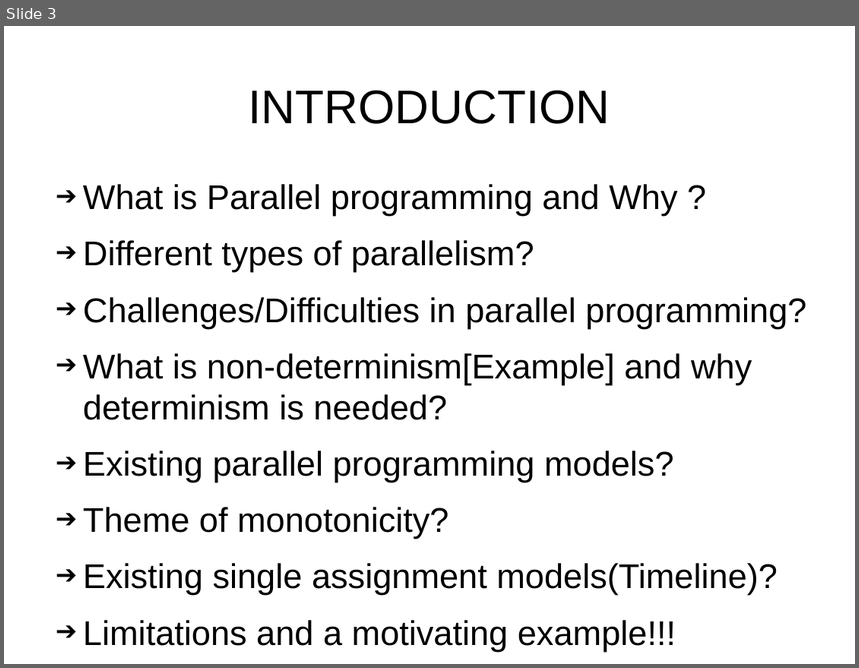
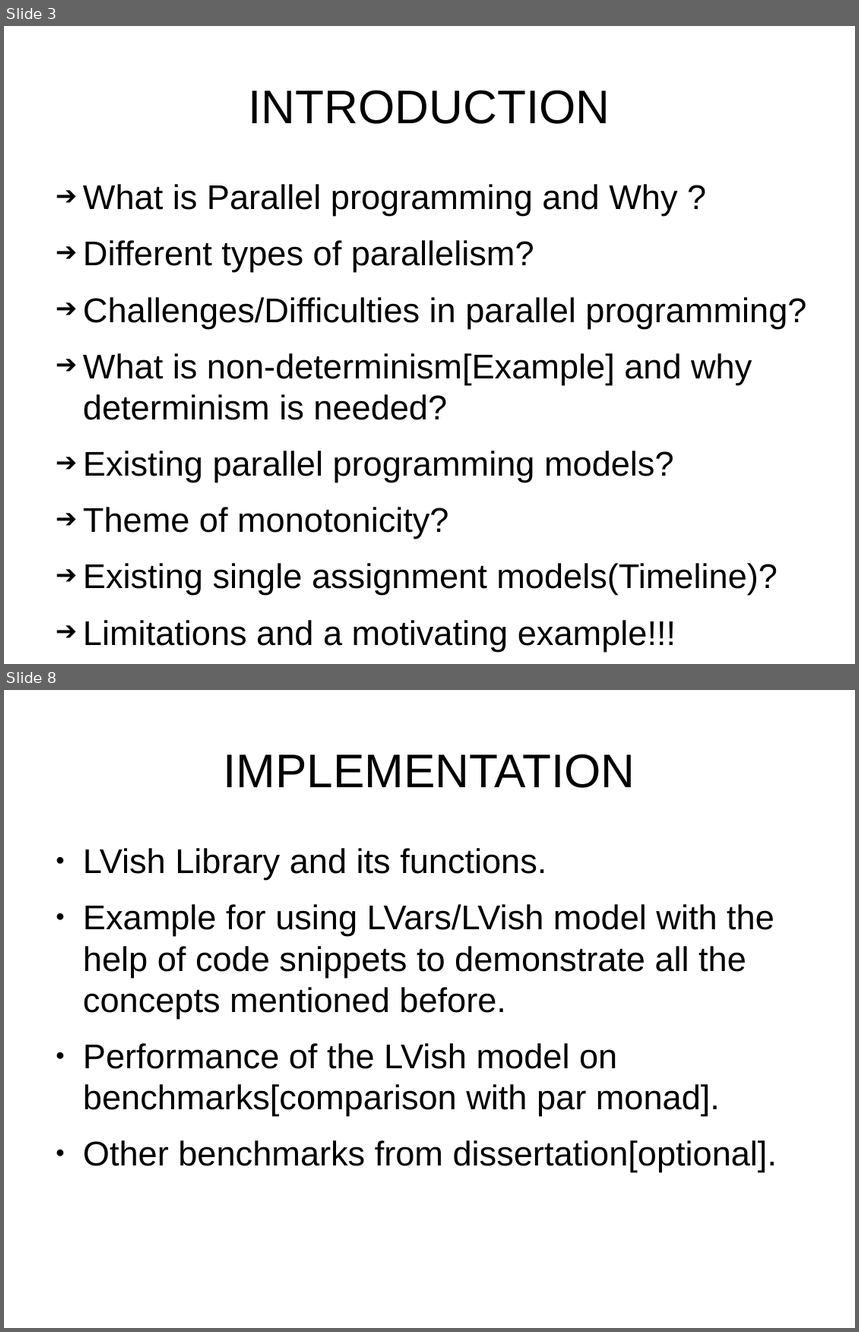
Before and after one commit to sentinel88/Personal, a slide deck: Talk.odp. Shown one above the other, each under a label of ours: slide 3 before the commit, slides 3 and 8 after it; the slides between them are not shown. The pictures are 859x668 and 859x1332 pixels, drawn with LibreOffice and Linux fonts; fonts in the diff are those of the drawing. Boxes give left, top, right and bottom in pixels: in the first picture for what was removed or moved away, otherwise in the second. Text is boxed around its words. In the diff, an @@ line names an element or a change of style, - is before the commit and + after.

```diff
--- a/Talk.odp
+++ b/Talk.odp
@@ slide 8 added at (x1=4, y1=690, x2=855, y2=1328), background #FFFFFF @@
@@ title added at (x1=223, y1=754, x2=635, y2=788), 44 pt, text #000000 @@
+IMPLEMENTATION
@@ text added at (x1=83, y1=848, x2=777, y2=1173), 32 pt, text #000000 @@
+● LVish Library and its functions.
+● Example for using LVars/LVish model with the help of code snippets to demonstrate all the concepts mentioned before.
+● Performance of the LVish model on benchmarks[comparison with par monad].
+● Other benchmarks from dissertation[optional].
```
Also in this commit, not shown: 4 slides changed, 8 other slides added, 3 slides removed, 3 other files.
